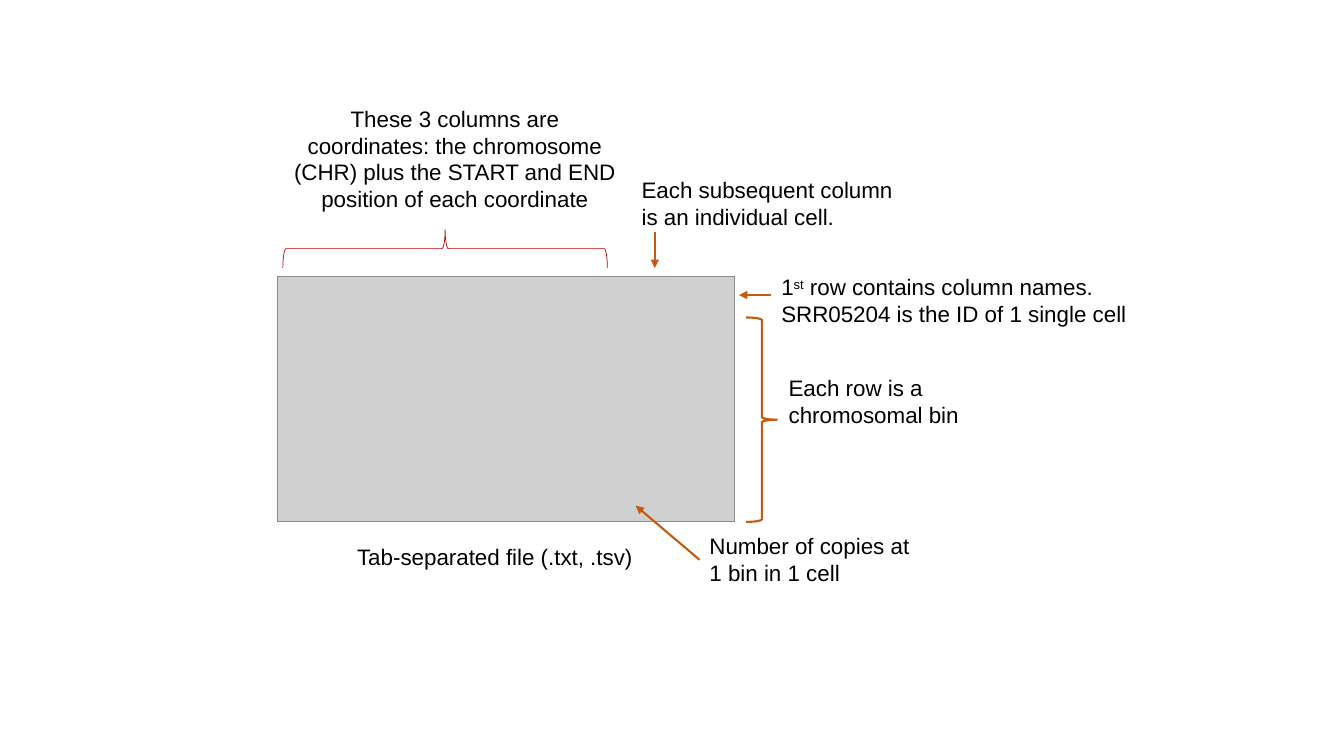
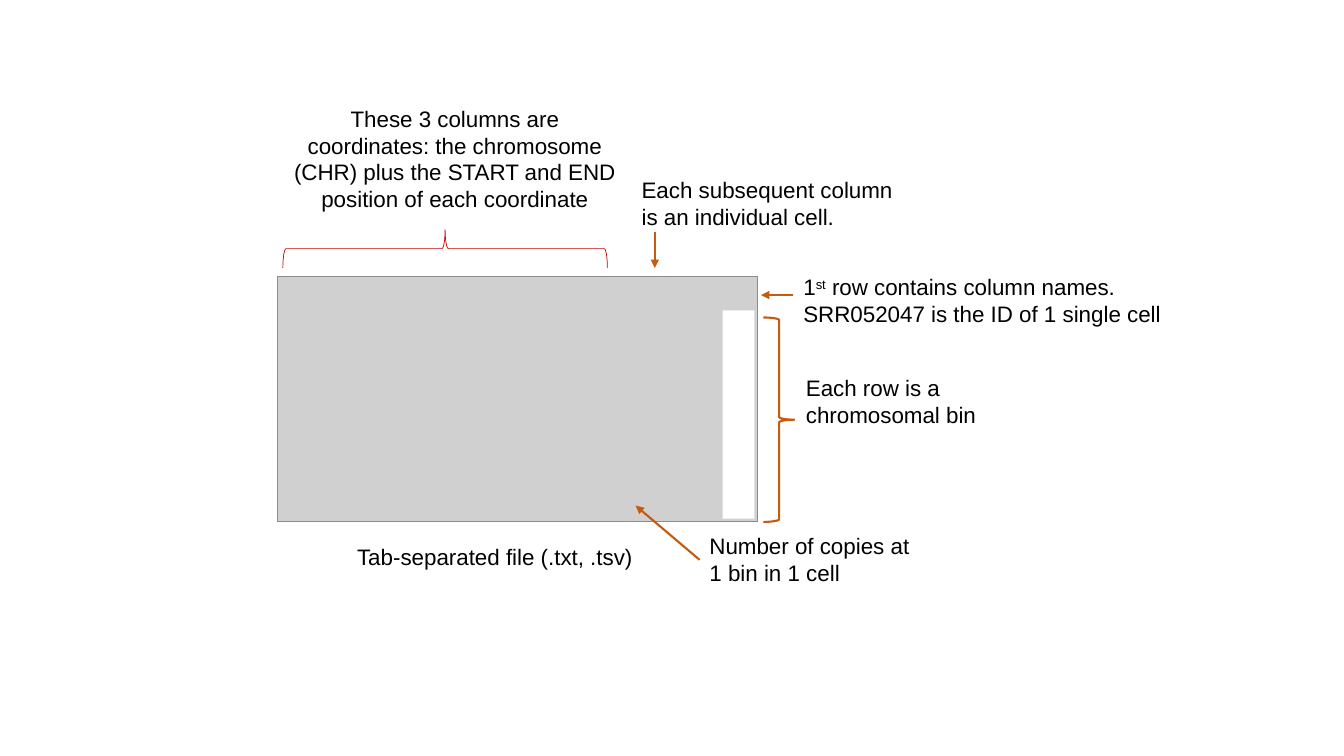
Before and after one commit to dpique/aneuVis, a slide deck: slide 6 of manuscript/aneuvis_figures.pptx (slide 4 before the commit). Drawn at 1344x756 pixels with LibreOffice and Linux fonts; fonts in the diff are those of the drawing; grey boxes stand for pictures. Boxes give left, top, right and bottom in pixels: in the first picture for what was removed or moved away, otherwise in the second. Text is boxed around its words. In the diff, an @@ line names an element or a change of style, - is before the commit and + after.

```diff
--- a/manuscript/aneuvis_figures.pptx
+++ b/manuscript/aneuvis_figures.pptx
@@ picture: place and size @@
-picture at (278, 277, 735, 522)
+picture at (278, 277, 758, 522)
@@ arrow moved from (771, 295) - (739, 295) to (793, 295) - (761, 295) @@
@@ text at (803, 278, 1161, 327): text changed @@
-1st row contains column names. SRR05204 is the ID of 1 single cell
+1st row contains column names. SRR052047 is the ID of 1 single cell
@@ rectangle added at (723, 311, 755, 519), fill #FFFFFF @@
@@ right brace: place and size @@
-right brace at (746, 318, 777, 522)
+right brace at (763, 318, 795, 522)
@@ text "Each row is a chromosomal ...": place and size @@
-text "Each row is a chromosomal ..." at (789, 379, 959, 424)
+text "Each row is a chromosomal ..." at (806, 379, 976, 424)
```
Also in this commit, not shown: 1 other slide changed, 2 slides added, 13 other files.
